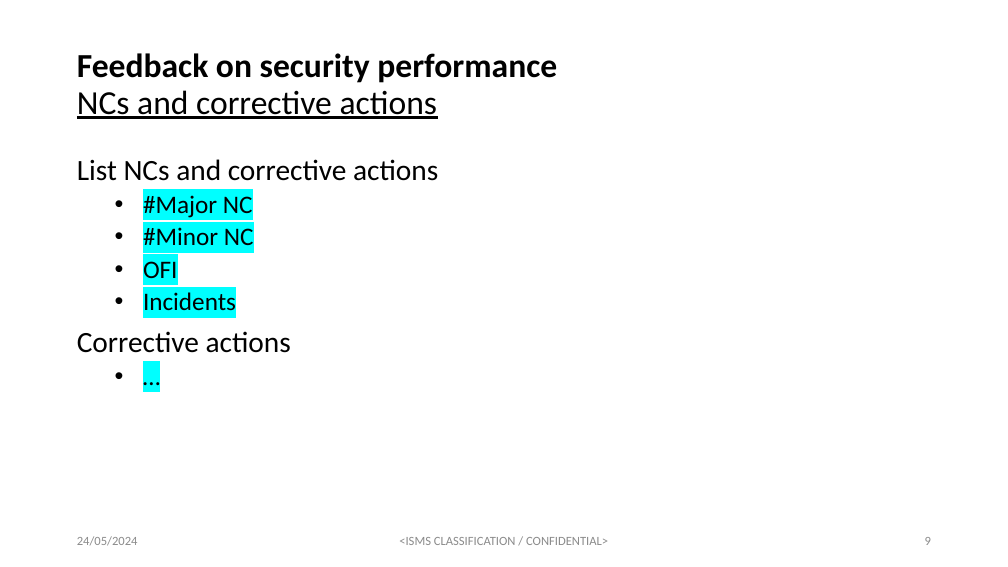
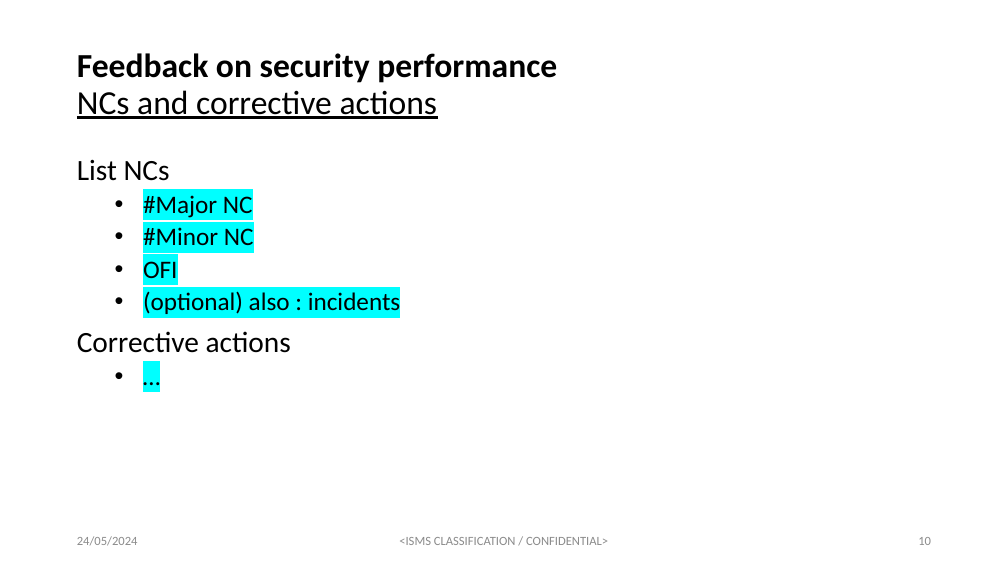
Before and after one commit to PeterGeelen/ISO27001, a slide deck: slide 10 of 9.3_Management_Review/ISO27001 - Management Review Template 202405.pptx (slide 9 before the commit). Drawn at 1008x567 pixels with LibreOffice and Linux fonts; fonts in the diff are those of the drawing. Boxes give left, top, right and bottom in pixels: in the first picture for what was removed or moved away, otherwise in the second. Text is boxed around its words. In the diff, an @@ line names an element or a change of style, - is before the commit and + after.

```diff
--- a/9.3_Management_Review/ISO27001 - Management Review Template 202405.pptx
+++ b/9.3_Management_Review/ISO27001 - Management Review Template 202405.pptx
@@ text at [77, 159, 170, 181]: text changed @@
-List NCs and corrective actions
+List NCs
@@ text at [143, 291, 400, 314]: text changed @@
-  • Incidents
+  • (optional) also : incidents
@@ page number at [918, 537, 931, 545]: text changed @@
-9
+10
```
Also in this commit, not shown: 1 slide added, 1 other file.
